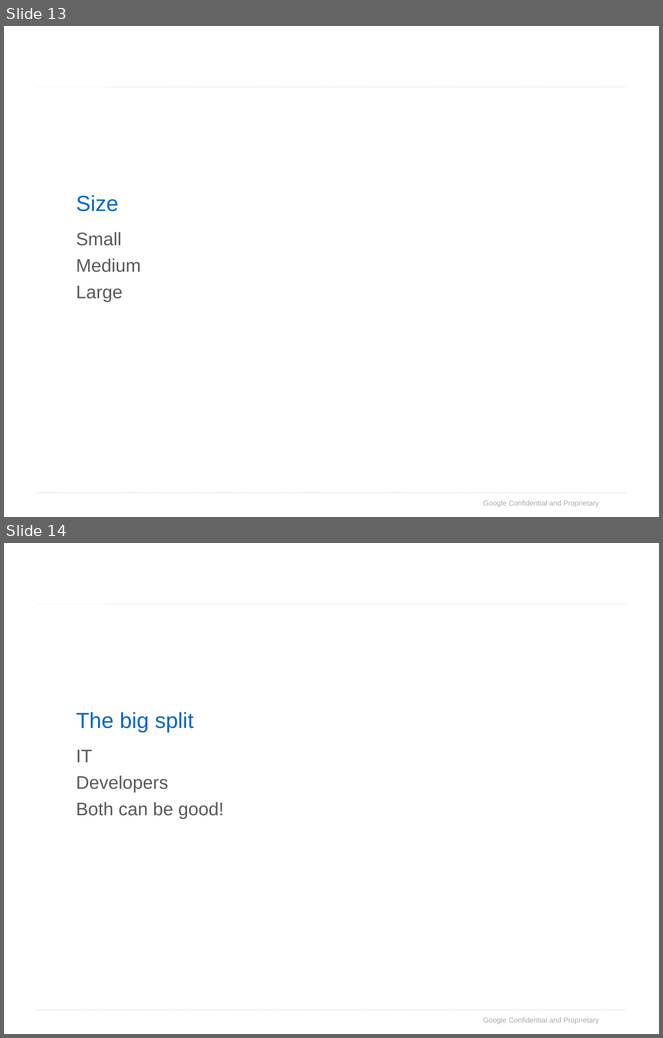
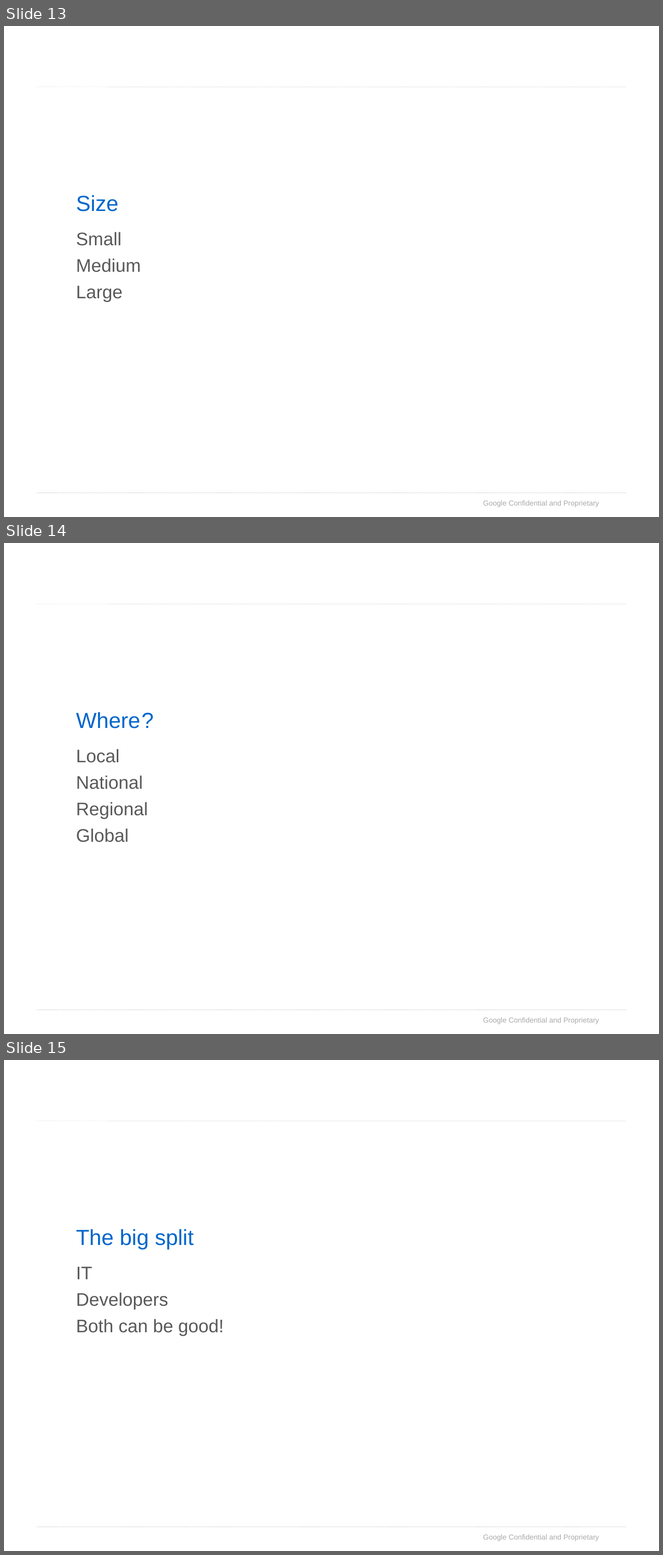
Before and after one commit to samdutton/tmp, a slide deck: purePotential/purePotential.odp. Shown one above the other, each under a label of ours: slides 13 and 14 before the commit, slides 13, 14 and 15 after it. The pictures are 663x1038 and 663x1555 pixels, drawn with LibreOffice and Linux fonts; fonts in the diff are those of the drawing; background and template pictures are left out. Boxes give left, top, right and bottom in pixels: in the first picture for what was removed or moved away, otherwise in the second. Text is boxed around its words. In the diff, an @@ line names an element or a change of style, - is before the commit and + after.

```diff
--- a/purePotential/purePotential.odp
+++ b/purePotential/purePotential.odp
@@ slide 14 added at box(4, 543, 659, 1034), background #FFFFFF; not listed: 3 template elements that a slide beside it also shows @@
@@ title added at box(76, 712, 154, 729), 24 pt, text #0066CC @@
+Where ?
@@ text added at box(76, 749, 148, 843), 20 pt, text #595959 @@
+Local
+National
+Regional
+Global
@@ what was slide 14 is now slide 15 @@
```
Also in this commit, not shown: 8 other files.
